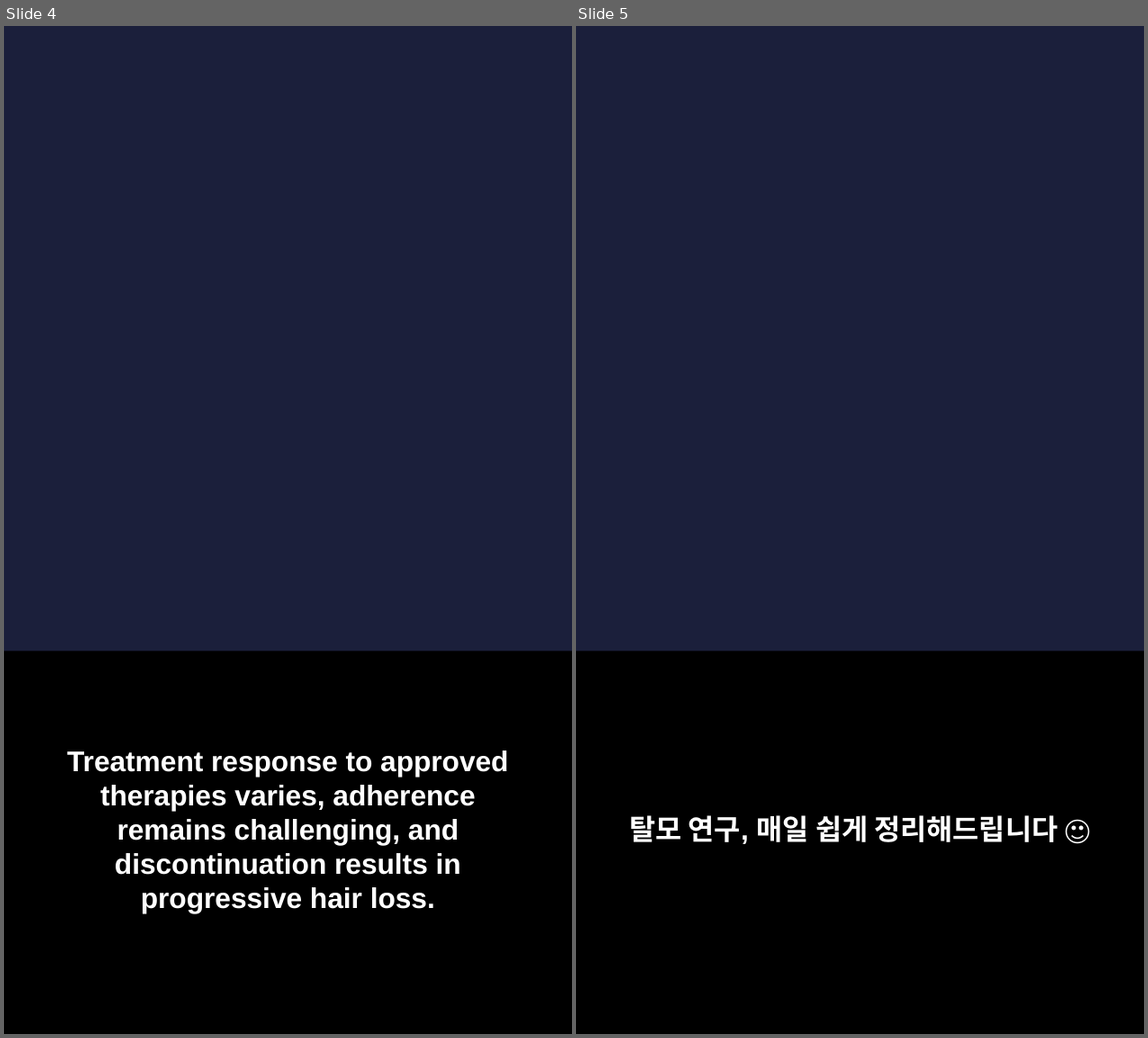
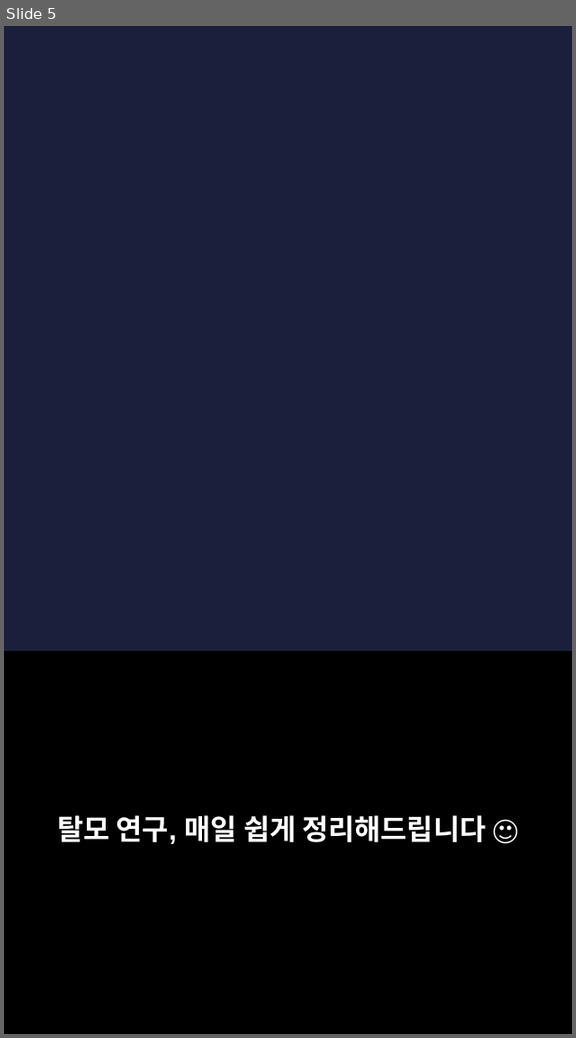
Before and after one commit to hyokang2010-BJ-ANTH/product-builder-test, a slide deck: pwa/data/latest/slides.pptx. Shown side by side, each under a label of ours: slides 4 and 5 before the commit, slide 5 after it. The pictures are 1148x1038 and 576x1038 pixels, drawn with LibreOffice and Linux fonts; fonts in the diff are those of the drawing; background and template pictures are left out. Boxes give left, top, right and bottom in pixels: in the first picture for what was removed or moved away, otherwise in the second. Text is boxed around its words. In the diff, an @@ line names an element or a change of style, - is before the commit and + after.

```diff
--- a/pwa/data/latest/slides.pptx
+++ b/pwa/data/latest/slides.pptx
@@ slide 4 removed at <box>4,26,572,1034</box>, background picture (left out) @@
@@ rectangle removed at <box>4,652,572,1034</box> @@
@@ text removed at <box>67,750,508,913</box> @@
-Treatment response to approved therapies varies, adherence remains challenging, and discontinuation results in progressive hair loss.
```
Also in this commit, not shown: 2 slides changed, 5 slides added, 3 other slides removed, 26 other files.
